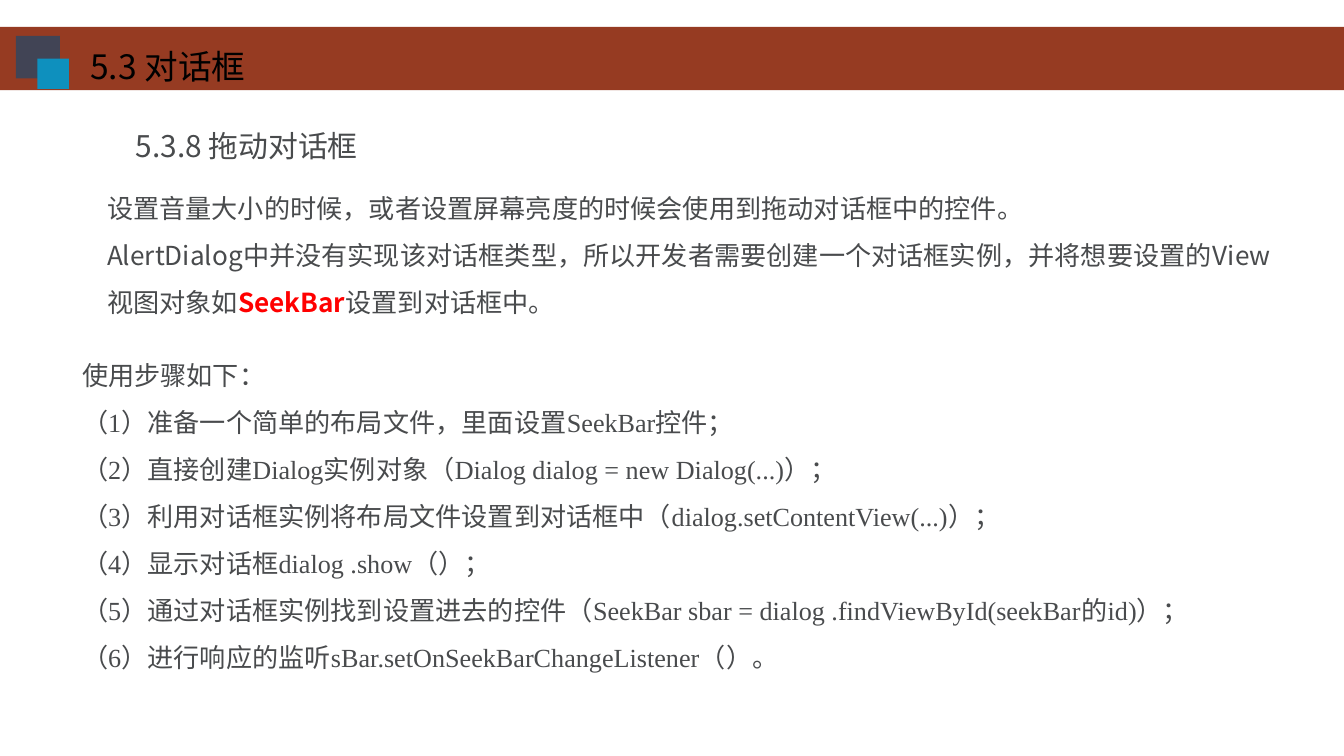
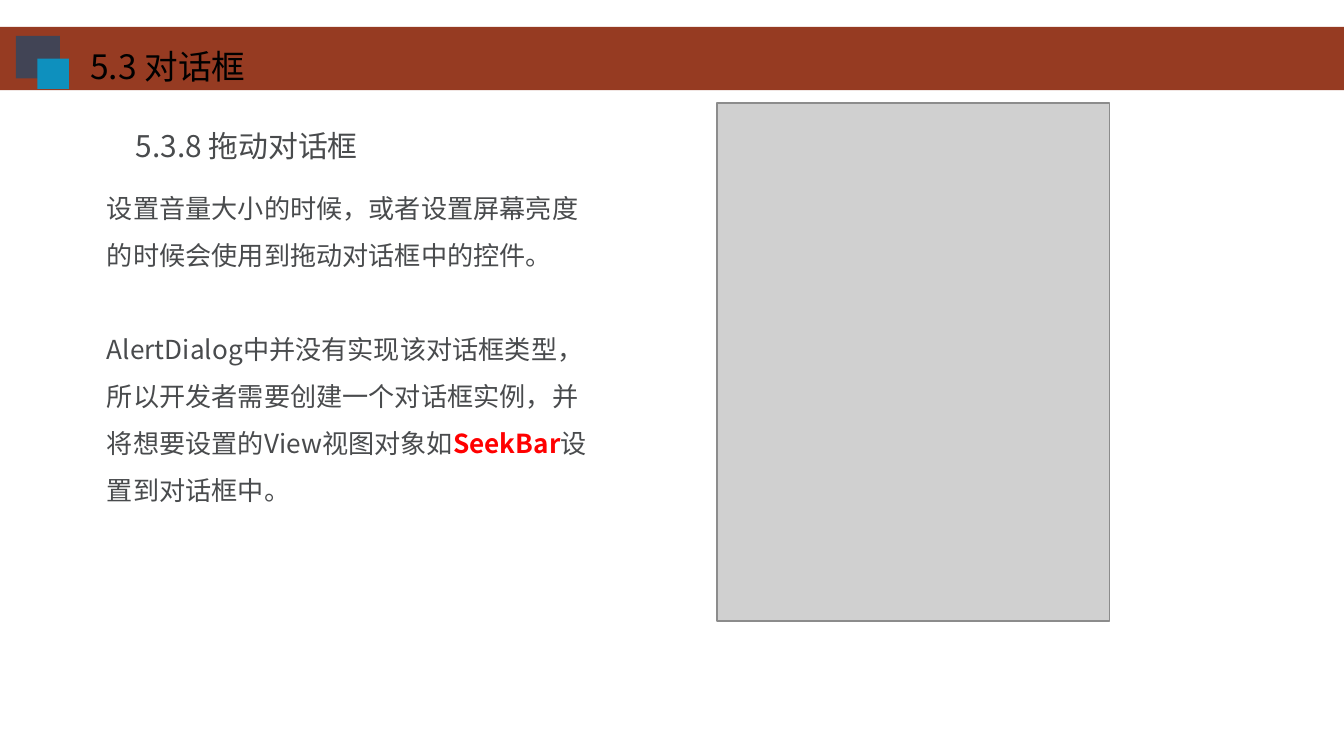
Before and after one commit to HBU/Android-PPT, a slide deck: slide 31 of 03.0 -- 用户界面 -- 第05章.ppt (slide 32 before the commit). Drawn at 1344x756 pixels with LibreOffice and Linux fonts; fonts in the diff are those of the drawing; grey boxes stand for pictures; background and template pictures are left out. Boxes give left, top, right and bottom in pixels: in the first picture for what was removed or moved away, otherwise in the second. Text is boxed around its words. In the diff, an @@ line names an element or a change of style, - is before the commit and + after.

Commit message:
update

```diff
--- a/03.0 -- 用户界面 -- 第05章.ppt
+++ b/03.0 -- 用户界面 -- 第05章.ppt
@@ picture added at (718, 103, 1110, 622) @@
@@ text "设置音量大小的时候，或者设置屏幕亮度的时候会使用到拖动对话框中的控件。" rewrapped from (107, 196, 1271, 314) to (107, 196, 587, 502) @@
@@ text removed at (82, 363, 1189, 673) @@
-使用步骤如下：
-（1）准备一个简单的布局文件，里面设置SeekBar控件；
-（2）直接创建Dialog实例对象（Dialog dialog = new Dialog(...)）；
-（3）利用对话框实例将布局文件设置到对话框中（dialog.setContentView(...)）；
-（4）显示对话框dialog .show（）；
-（5）通过对话框实例找到设置进去的控件（SeekBar sbar = dialog .findViewById(seekBar的id)）；
-（6）进行响应的监听sBar.setOnSeekBarChangeListener（）。
```
Also in this commit, not shown: 32 other slides changed, 1 slide added, 1 slide removed.
